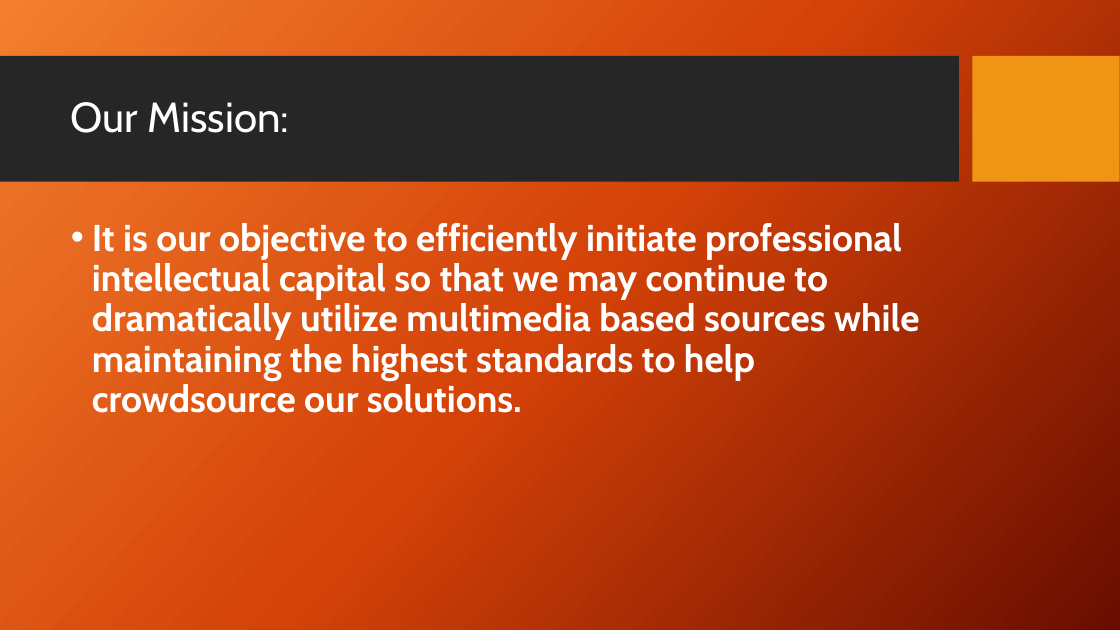
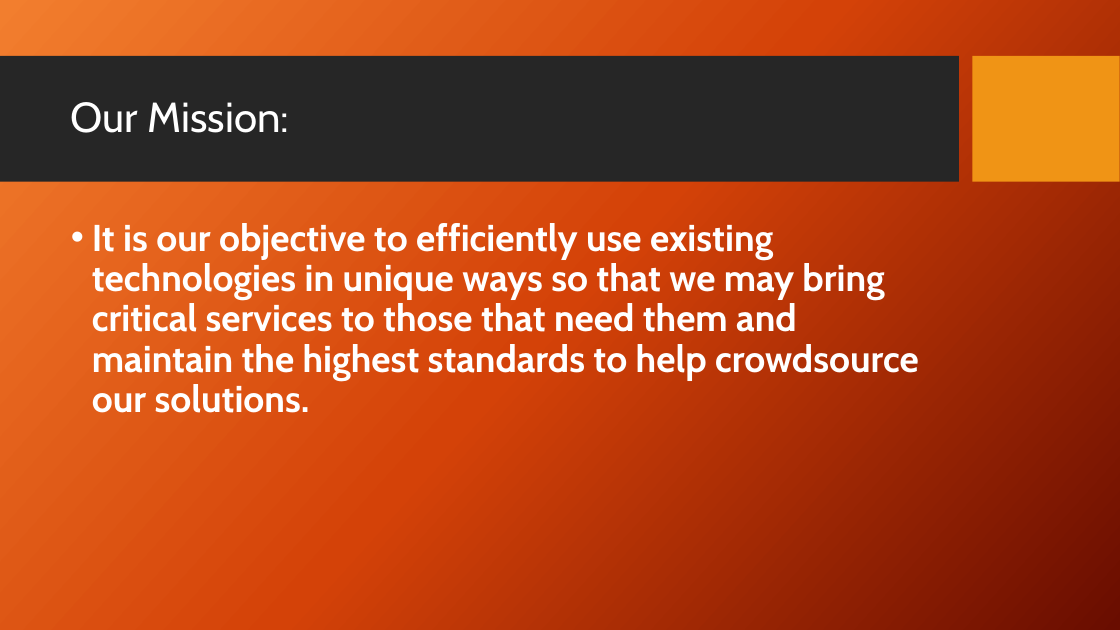
Before and after one commit to Tampa2016/team-4, a slide deck: slide 2 of Powerpoint/Team4Helping.pptx. Drawn at 1120x630 pixels with LibreOffice and Linux fonts; fonts in the diff are those of the drawing; background and template pictures are left out. Boxes give left, top, right and bottom in pixels: in the first picture for what was removed or moved away, otherwise in the second. Text is boxed around its words. In the diff, an @@ line names an element or a change of style, - is before the commit and + after.

```diff
--- a/Powerpoint/Team4Helping.pptx
+++ b/Powerpoint/Team4Helping.pptx
@@ text at bbox=[92, 223, 919, 413]: text changed @@
-• It is our objective to efficiently initiate professional intellectual capital so that we may continue to dramatically utilize multimedia based sources while maintaining the highest standards to help crowdsource our solutions.
+• It is our objective to efficiently use existing technologies in unique ways so that we may bring critical services to those that need them and maintain the highest standards to help crowdsource our solutions.
```
Also in this commit, not shown: 2 other slides changed, 1 slide added.
